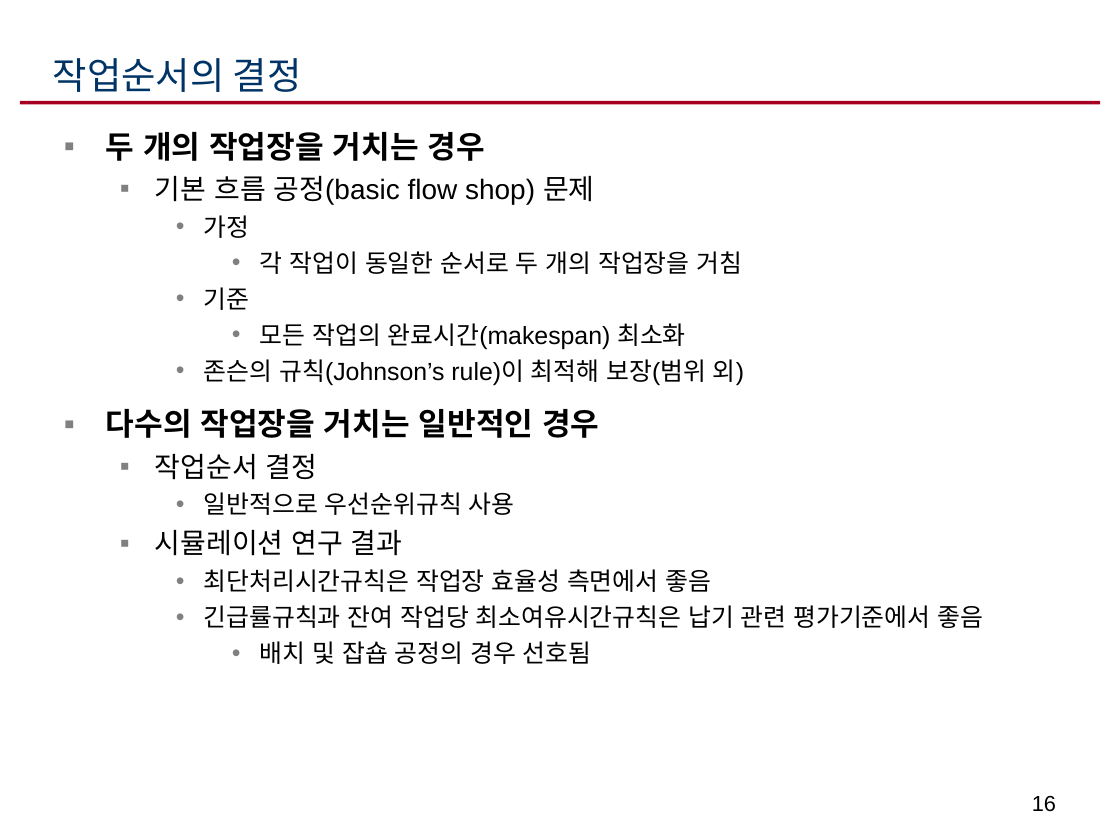
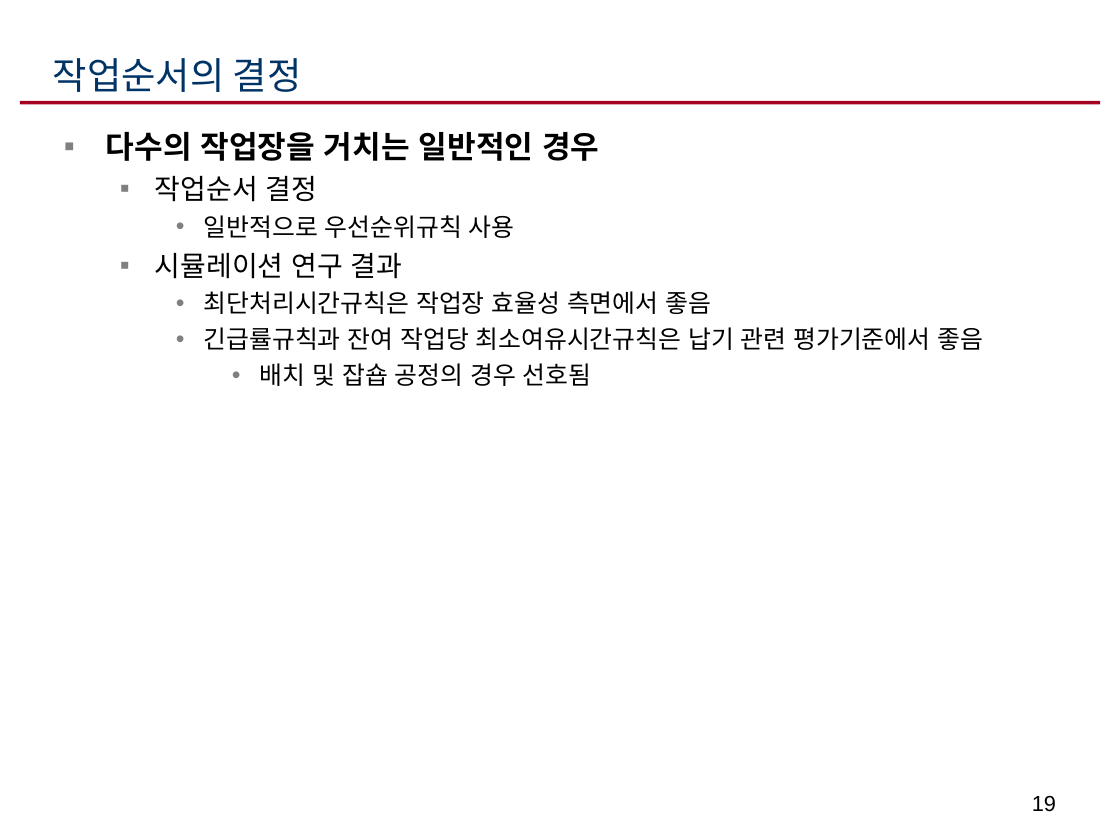
Before and after one commit to ikelab/courses, a slide deck: slide 19 of ppc2016/c10.ppt (slide 16 before the commit). Drawn at 1120x840 pixels with LibreOffice and Linux fonts; fonts in the diff are those of the drawing. Boxes give left, top, right and bottom in pixels: in the first picture for what was removed or moved away, otherwise in the second. Text is boxed around its words. In the diff, an @@ line names an element or a change of style, - is before the commit and + after.

Commit message:
Revision.

```diff
--- a/ppc2016/c10.ppt
+++ b/ppc2016/c10.ppt
@@ text at (106, 132, 744, 385): paragraphs removed @@
-▪ 두 개의 작업장을 거치는 경우
-  ▪ 기본 흐름 공정(basic flow shop) 문제
-    • 가정
-      • 각 작업이 동일한 순서로 두 개의 작업장을 거침
-    • 기준
-      • 모든 작업의 완료시간(makespan) 최소화
-    • 존슨의 규칙(Johnson’s rule)이 최적해 보장(범위 외)
@@ page number at (1032, 795, 1056, 812): text changed @@
-16
+19
```
Also in this commit, not shown: 7 other slides changed, 3 slides added.
